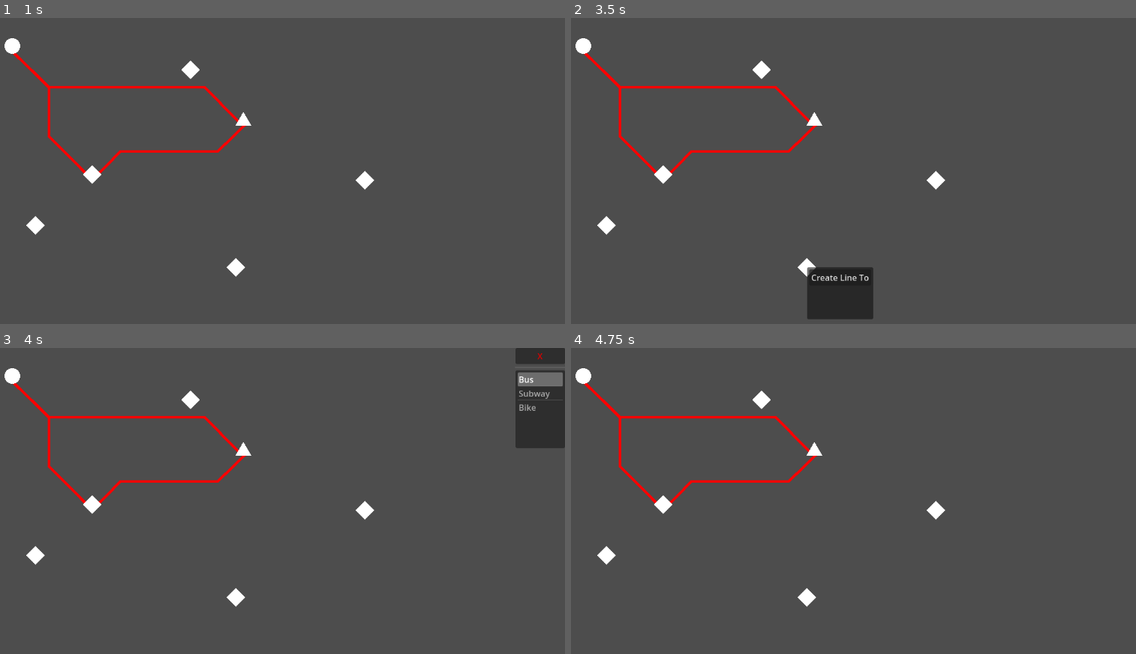
Above: before the commit, frames 1-4 (two rows, left to right).
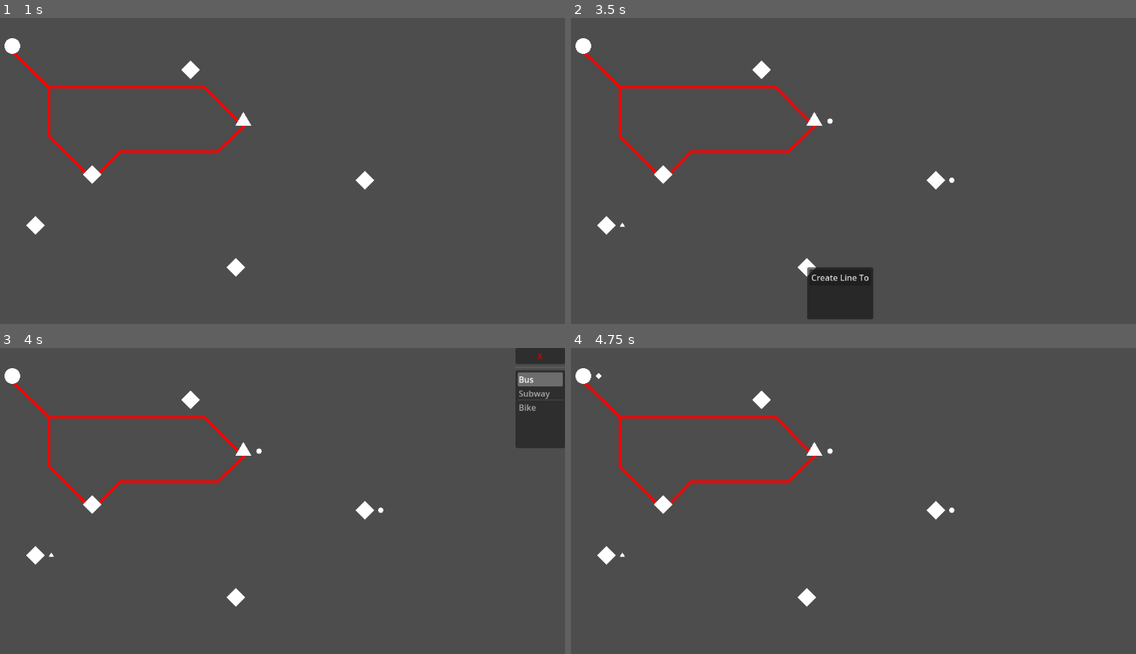
Above: after the commit, the same moments.

Repository: 9thAzure/CarbonCommuter
Game: Godot game, scene res://main/main.tscn
Same seed, same stepped clock (60 frames per second), same inputs: the game is played once before the commit and once after it.
Inputs (mouse positions are in pixels of both pictures, inside the frame that each line leads up to):
- Up to frame 1 (1 s): tap Enter at 0.5 s; move the mouse to (395, 167) at 0.52 s; click (395, 167) at 0.67 s
- Up to frame 2 (3.5 s): tap Space at 1.25, 2.75 s; move the mouse to (717, 201) at 1.27 s; click (717, 201) at 1.42 s; tap Enter at 2 s; move the mouse to (898, 112) at 2.02 s; click (898, 112) at 2.17 s; move the mouse to (808, 253) at 2.77 s; click (808, 253) at 2.92 s
- Up to frame 3 (4 s): click "Create Line To" at 3.5 s
- Up to frame 4 (4.75 s): click "X" at 4.25 s

Frame 1 is identical in both runs. In frame 2, less than 0.1% of the frame differs, in the area x 8-68%, y 32-69%; in frame 3, less than 0.1%; in frame 4, less than 0.1%, in the area x 4-68%, y 8-69%.

Commit message:
Added passengers that randomly spawn beside stations (the passengers currently don't do anything else)

Diff:
--- a/main/main.gd
+++ b/main/main.gd
@@ -1,18 +1,57 @@
 extends Node
 
 @export var station_scene: PackedScene
+@export var passenger_scene: PackedScene
+
+#Adding the stations
+@onready var station: Station = $Station
+@onready var station_2: Station = $Station2
+@onready var station_3: Station = $Station3
+@onready var station_4: Station = $Station4
+@onready var station_5: Station = $Station5
+@onready var station_6: Station = $Station6
+@onready var station_7: Station = $Station7
+
+
+
+func _ready():
+	var starting_stations: Array[Station] = [station, station_2, station_3, station_4, station_5, station_6, station_7]
+	Station.stations.append_array(starting_stations)
+	print(Station.stations[0])
 
 func _on_timer_timeout() -> void:
 	spawn_station()
 
 func spawn_station():
-	var station = station_scene.instantiate()
-	station.position = get_random_spawn_position()
-	print(station.position)
-	station.station_type = randi_range(0, 2)
-	add_child(station)
+	var newStation = station_scene.instantiate()
+	newStation.position = get_random_spawn_position()
+	print(newStation.position)
+	newStation.station_type = randi_range(0, 2)
+	add_child(newStation)
+	Station.stations.append(newStation)
 
 func get_random_spawn_position() -> Vector2:
 	var x = randf_range(0, 1152)  # Adjust to your game size
 	var y = randf_range(0, 648)
 	return Vector2(x, y)
+
+func spawn_passenger():
+	var passenger = passenger_scene.instantiate()
+	var stationNumber = randi_range(0, Station.stations.size() - 1)
+	var stationChosen = Station.stations[stationNumber]
+	if (stationChosen != null):
+		passenger.position.x = stationChosen.position.x + 30  + 20 * (stationChosen.station_traffic)
+		passenger.position.y = stationChosen.position.y
+		print(passenger.position.x)
+	passenger.passenger_type = randi_range(0, 2)
+	while (passenger.passenger_type == stationChosen.station_type):
+		passenger.passenger_type = randi_range(0, 2)
+	add_child(passenger)
+	print("Station Number: " + str(stationNumber))
+	Station.stations[stationNumber].add_traffic()
+
+	print("Traffic: " + str(Station.stations[stationNumber].station_traffic))
+	print("Traffic: " + str(station.station_traffic))
+
+func _on_passenger_creation_timer_timeout() -> void:
+	spawn_passenger()
--- a/main/main.tscn
+++ b/main/main.tscn
@@ -1,14 +1,16 @@
-[gd_scene load_steps=6 format=3 uid="uid://uyxbuxwhflhv"]
+[gd_scene load_steps=7 format=3 uid="uid://uyxbuxwhflhv"]
 
 [ext_resource type="Script" uid="uid://c1ed4io4y5vd5" path="res://main/main.gd" id="1_3wy1v"]
 [ext_resource type="PackedScene" uid="uid://b0bpoejkkx6vl" path="res://transport/station/station.tscn" id="1_53q0u"]
 [ext_resource type="PackedScene" uid="uid://b6qffreg11fit" path="res://transport/line/line.tscn" id="2_pjrb6"]
 [ext_resource type="PackedScene" uid="uid://dcqldbx31pi3v" path="res://menu/line_creator/line_creator.tscn" id="3_c651c"]
+[ext_resource type="PackedScene" uid="uid://cajxacx1bc4xe" path="res://passengers/passenger.tscn" id="3_kfbq2"]
 [ext_resource type="PackedScene" uid="uid://7hbacueo444g" path="res://menu/popup_manager/popup_manager.tscn" id="3_xwkvk"]
 
 [node name="Main" type="Node"]
 script = ExtResource("1_3wy1v")
 station_scene = ExtResource("1_53q0u")
+passenger_scene = ExtResource("3_kfbq2")
 
 [node name="Station" parent="." instance=ExtResource("1_53q0u")]
 position = Vector2(90, 54)
@@ -58,5 +60,10 @@
 wait_time = 5.0
 autostart = true
 
+[node name="PassengerCreationTimer" type="Timer" parent="."]
+wait_time = 1.1609999999999998
+autostart = true
+
 [connection signal="create_line" from="PopupManager" to="LineCreator" method="_on_popup_manager_create_line"]
 [connection signal="timeout" from="Timer" to="." method="_on_timer_timeout"]
+[connection signal="timeout" from="PassengerCreationTimer" to="." method="_on_passenger_creation_timer_timeout"]
--- /dev/null
+++ b/passengers/passenger.gd
@@ -0,0 +1,38 @@
+extends Area2D
+class_name Passenger
+
+@export_range(0.1, 10, 0.1, "or_greater")
+var icon_size := 5.0
+
+@export
+var icon_color := Color.WHITE
+
+@export_range(0, 10, 1, "or_greater")
+var passenger_type := 0
+
+var station_traffic := 0
+
+func _draw() -> void:
+	var collision_shape : Shape2D
+	if passenger_type == 0:
+		draw_circle(Vector2.ZERO, icon_size, icon_color)
+		collision_shape = CircleShape2D.new()
+		collision_shape.radius = icon_size
+		get_node("CollisionShape2D").shape = collision_shape
+		return
+
+	var shape := create_regular(passenger_type + 2, icon_size * 1.2)
+	draw_colored_polygon(shape, icon_color)
+	collision_shape = ConvexPolygonShape2D.new()
+	collision_shape.points = shape
+	get_node("CollisionShape2D").shape = collision_shape
+
+func create_regular(vertices_count: int, size: float) -> PackedVector2Array:
+	assert(vertices_count >= 3)
+	var arc_angle := TAU / vertices_count
+	var points := PackedVector2Array()
+	points.resize(vertices_count)
+	for i in vertices_count:
+		points[i] = Vector2.UP.rotated(arc_angle * i) * size
+
+	return points
--- /dev/null
+++ b/passengers/passenger.tscn
@@ -0,0 +1,8 @@
+[gd_scene load_steps=2 format=3 uid="uid://cajxacx1bc4xe"]
+
+[ext_resource type="Script" uid="uid://dwwfjb17iut0u" path="res://passengers/passenger.gd" id="1_1b4v4"]
+
+[node name="Passenger" type="Area2D"]
+script = ExtResource("1_1b4v4")
+
+[node name="CollisionShape2D" type="CollisionShape2D" parent="."]
--- a/project.godot
+++ b/project.godot
@@ -19,6 +19,10 @@
 
 Picker="*res://utility/picker/picker.tscn"
 
+[editor_plugins]
+
+enabled=PackedStringArray("res://addons/godot_super-wakatime/plugin.cfg")
+
 [layer_names]
 
 2d_physics/layer_16="Pickable"
--- a/transport/station/station.gd
+++ b/transport/station/station.gd
@@ -9,6 +9,8 @@
 
 @export_range(0, 10, 1, "or_greater")
 var station_type := 0
+
+static var stations : Array[Station] = []
 
 var connected_lines : Array[Line] = []
 
@@ -53,10 +55,13 @@
 	var next_time := randf() * 3 + 2
 	%"SpawnTrafficTimer".wait_time = next_time
 	var wait_time := randf() + 0.5
-	station_traffic += 1
 	await get_tree().create_timer(wait_time).timeout
 	send_passenger()
 
 func arrive_passenger() -> void:
 	# Passenger has arrived and despawns
 	pass
+
+func add_traffic() -> void:
+	station_traffic += 1
+	print("Station Traffic" + str(station_traffic))
Not shown, added: addons/godot_super-wakatime/api_key_prompt.tscn
Not shown, added: addons/godot_super-wakatime/counter.tscn
Not shown, added: addons/godot_super-wakatime/decompressor.gd
Not shown, added: addons/godot_super-wakatime/decompressor.gd.uid
Not shown, added: addons/godot_super-wakatime/godot_super-wakatime.gd
Not shown, added: addons/godot_super-wakatime/godot_super-wakatime.gd.uid
Not shown, added: addons/godot_super-wakatime/heartbeat.gd
Not shown, added: addons/godot_super-wakatime/heartbeat.gd.uid
Not shown, added: addons/godot_super-wakatime/plugin.cfg
Not shown, added: addons/godot_super-wakatime/utils.gd
Not shown, added: addons/godot_super-wakatime/utils.gd.uid
Not shown, added: passengers/passenger.gd.uid
(and 2 more such lines)
